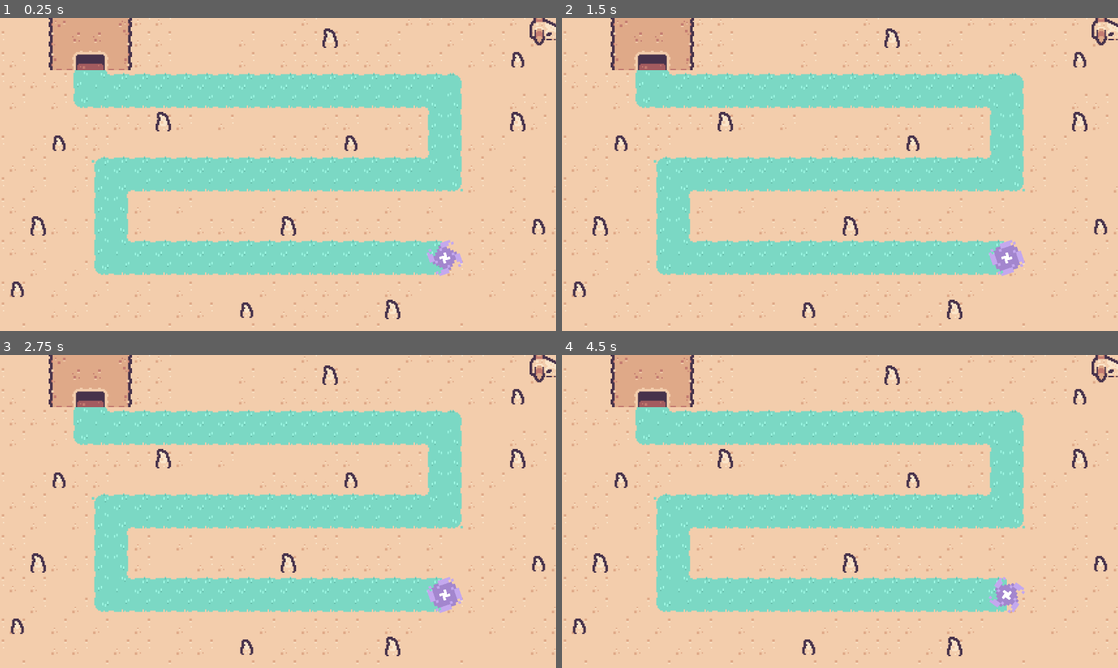
Above: before the commit, frames 1-4 (two rows, left to right).
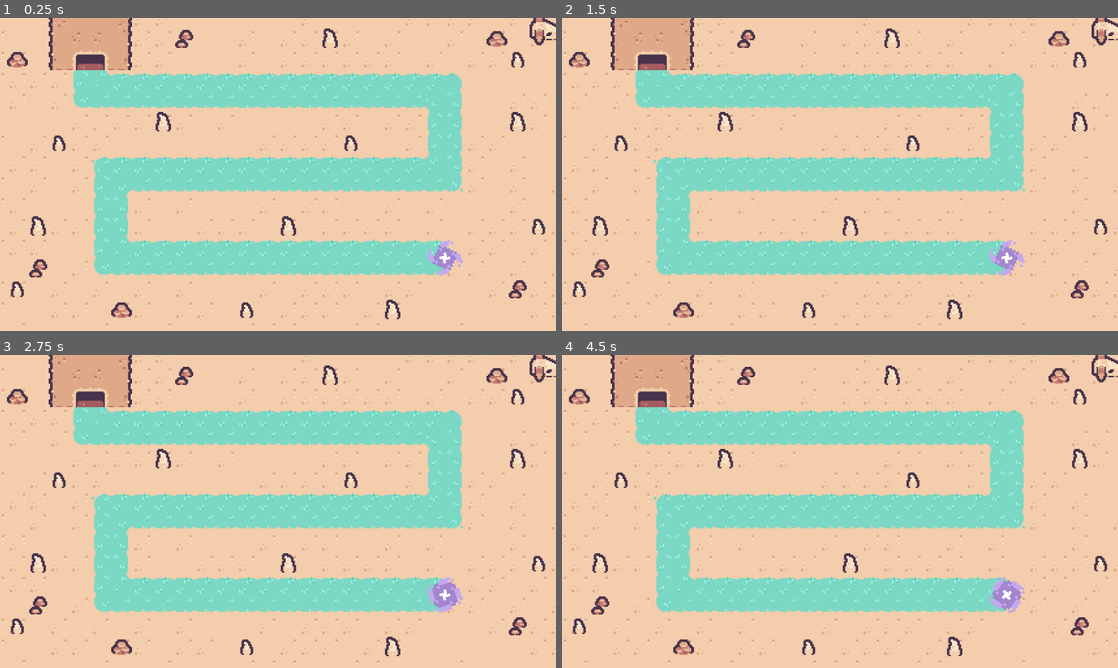
Above: after the commit, the same moments.

Repository: NotBestLord/towering-cards
Game: Godot game, scene res://resources/maps/forest_map_1.tscn
Same seed, same stepped clock (60 frames per second), same inputs: the game is played once before the commit and once after it. The project has no main scene, so this scene is started directly.
Inputs:
- Up to frame 1 (0.25 s): no input
- Up to frame 2 (1.5 s): no input
- Up to frame 3 (2.75 s): no input
- Up to frame 4 (4.5 s): no input

The runs differ from the first frame. In frame 1, 0.7% of the frame differs, in the area x 1-95%, y 3-96%; in frame 2, 0.9%; in frame 3, 0.7%; in frame 4, 0.9%.

Commit message:
card and sprite

Diff:
--- a/assets/tileset.tres
+++ b/assets/tileset.tres
@@ -1,6 +1,6 @@
 [gd_resource type="TileSet" load_steps=3 format=3 uid="uid://bfrqjd8esacjo"]
 
-[ext_resource type="Texture2D" uid="uid://ukfb2g3vewhs" path="res://assets/textures/tilemap_1.png" id="1_l70by"]
+[ext_resource type="Texture2D" uid="uid://ukfb2g3vewhs" path="res://assets/textures/map/tilemap_1.png" id="1_l70by"]
 
 [sub_resource type="TileSetAtlasSource" id="TileSetAtlasSource_ylah7"]
 texture = ExtResource("1_l70by")
@@ -44,11 +44,13 @@
 1:2/0 = 0
 2:2/0 = 0
 3:2/0 = 0
+3:2/0/physics_layer_0/polygon_0/points = PackedVector2Array(8, 0, 8, 8, -8, 8, -8, 0)
 4:2/0 = 0
 5:2/0 = 0
 6:2/0 = 0
 7:2/0 = 0
 8:2/0 = 0
+8:2/0/physics_layer_0/polygon_0/points = PackedVector2Array(8, 0, 8, 8, -8, 8, -8, 0)
 9:2/0 = 0
 10:2/0 = 0
 11:2/0 = 0
@@ -63,15 +65,19 @@
 2:3/0 = 0
 3:3/0 = 0
 4:3/0 = 0
+4:3/0/physics_layer_0/polygon_0/points = PackedVector2Array(4, -4, 4, 8, -4, 8, -4, 0, 0, -4)
 5:3/0 = 0
 6:3/0 = 0
 7:3/0 = 0
 8:3/0 = 0
 9:3/0 = 0
+9:3/0/physics_layer_0/polygon_0/points = PackedVector2Array(4, 0, 4, 8, -4, 8, -4, 0)
 10:3/0 = 0
 11:3/0 = 0
 12:3/0 = 0
+12:3/0/physics_layer_0/polygon_0/points = PackedVector2Array(-4, -4, 4, -4, 8, 0, 8, 8, -8, 8)
 13:3/0 = 0
+13:3/0/physics_layer_0/polygon_0/points = PackedVector2Array(-8, 4, 4, 8, -8, 8)
 14:3/0 = 0
 15:3/0 = 0
 16:3/0 = 0
@@ -80,69 +86,118 @@
 1:4/0 = 0
 2:4/0 = 0
 3:4/0 = 0
+3:4/0/physics_layer_0/polygon_0/points = PackedVector2Array(4, 0, 4, 8, -4, 8, -4, 0)
 4:4/0 = 0
+4:4/0/physics_layer_0/polygon_0/points = PackedVector2Array(4, -4, 8, 4, -8, 4, -4, -4)
 5:4/0 = 0
 6:4/0 = 0
 7:4/0 = 0
 8:4/0 = 0
+8:4/0/physics_layer_0/polygon_0/points = PackedVector2Array(4, 0, 4, 8, -4, 8, -4, 0)
 9:4/0 = 0
+9:4/0/physics_layer_0/polygon_0/points = PackedVector2Array(4, 0, 4, 8, -4, 8, -4, 0)
 10:4/0 = 0
+10:4/0/physics_layer_0/polygon_0/points = PackedVector2Array(4, 8, -4, 8, -4, 0, 4, 0)
 11:4/0 = 0
+11:4/0/physics_layer_0/polygon_0/points = PackedVector2Array(4, 8, -4, 8, -4, -4, 4, -4)
 12:4/0 = 0
+12:4/0/physics_layer_0/polygon_0/points = PackedVector2Array(8, 0, 4, 4, -4, 4, -8, 0, -8, -8, 8, -8)
 13:4/0 = 0
+13:4/0/physics_layer_0/polygon_0/points = PackedVector2Array(8, -8, 8, 0, -8, 0, -8, -8)
 14:4/0 = 0
 15:4/0 = 0
 16:4/0 = 0
 17:4/0 = 0
 0:5/0 = 0
+0:5/0/physics_layer_0/polygon_0/points = PackedVector2Array(-4, 8, -4, -4, 8, -4, 8, 8)
 1:5/0 = 0
+1:5/0/physics_layer_0/polygon_0/points = PackedVector2Array(-8, -4, 8, -4, 8, 8, -8, 8)
 2:5/0 = 0
+2:5/0/physics_layer_0/polygon_0/points = PackedVector2Array(-8, -4, 4, -4, 4, 8, -8, 8)
 3:5/0 = 0
+3:5/0/physics_layer_0/polygon_0/points = PackedVector2Array(8, 4, 4, 4, 4, 8, -8, 8, -8, -8, 8, -8)
 4:5/0 = 0
+4:5/0/physics_layer_0/polygon_0/points = PackedVector2Array(-4, 8, -4, 4, -8, 4, -8, -8, 8, -8, 8, 8)
 5:5/0 = 0
+5:5/0/physics_layer_0/polygon_0/points = PackedVector2Array(-4, 8, -4, -4, 8, -4, 8, 8)
 6:5/0 = 0
+6:5/0/physics_layer_0/polygon_0/points = PackedVector2Array(-8, -4, 8, -4, 8, 8, -8, 8)
 7:5/0 = 0
+7:5/0/physics_layer_0/polygon_0/points = PackedVector2Array(-8, -4, 4, -4, 4, 8, -8, 8)
 8:5/0 = 0
+8:5/0/physics_layer_0/polygon_0/points = PackedVector2Array(8, 4, 4, 4, 4, 8, -8, 8, -8, -8, 8, -8)
 9:5/0 = 0
+9:5/0/physics_layer_0/polygon_0/points = PackedVector2Array(-4, 8, -4, 4, -8, 4, -8, -8, 8, -8, 8, 8)
 10:5/0 = 0
+10:5/0/physics_layer_0/polygon_0/points = PackedVector2Array(-4, 8, -4, -4, 8, -4, 8, 8)
 11:5/0 = 0
+11:5/0/physics_layer_0/polygon_0/points = PackedVector2Array(-8, -4, 8, -4, 8, 8, -8, 8)
 12:5/0 = 0
+12:5/0/physics_layer_0/polygon_0/points = PackedVector2Array(-8, -4, 4, -4, 4, 8, -8, 8)
 13:5/0 = 0
+13:5/0/physics_layer_0/polygon_0/points = PackedVector2Array(8, 4, 4, 4, 4, 8, -8, 8, -8, -8, 8, -8)
 14:5/0 = 0
+14:5/0/physics_layer_0/polygon_0/points = PackedVector2Array(-4, 8, -4, 4, -8, 4, -8, -8, 8, -8, 8, 8)
 15:5/0 = 0
 16:5/0 = 0
 17:5/0 = 0
 0:6/0 = 0
+0:6/0/physics_layer_0/polygon_0/points = PackedVector2Array(-4, 8, -4, -8, 8, -8, 8, 8)
 1:6/0 = 0
+1:6/0/physics_layer_0/polygon_0/points = PackedVector2Array(8, 8, -8, 8, -8, -8, 8, -8)
 2:6/0 = 0
+2:6/0/physics_layer_0/polygon_0/points = PackedVector2Array(4, -8, 4, 8, -8, 8, -8, -8)
 3:6/0 = 0
+3:6/0/physics_layer_0/polygon_0/points = PackedVector2Array(4, -8, 4, -4, 8, -4, 8, 8, -8, 8, -8, -8)
 4:6/0 = 0
+4:6/0/physics_layer_0/polygon_0/points = PackedVector2Array(-8, -4, -4, -4, -4, -8, 8, -8, 8, 8, -8, 8)
 5:6/0 = 0
+5:6/0/physics_layer_0/polygon_0/points = PackedVector2Array(-4, 8, -4, -8, 8, -8, 8, 8)
 6:6/0 = 0
+6:6/0/physics_layer_0/polygon_0/points = PackedVector2Array(8, 8, -8, 8, -8, -8, 8, -8)
 7:6/0 = 0
+7:6/0/physics_layer_0/polygon_0/points = PackedVector2Array(4, -8, 4, 8, -8, 8, -8, -8)
 8:6/0 = 0
+8:6/0/physics_layer_0/polygon_0/points = PackedVector2Array(4, -8, 4, -4, 8, -4, 8, 8, -8, 8, -8, -8)
 9:6/0 = 0
+9:6/0/physics_layer_0/polygon_0/points = PackedVector2Array(-8, -4, -4, -4, -4, -8, 8, -8, 8, 8, -8, 8)
 10:6/0 = 0
+10:6/0/physics_layer_0/polygon_0/points = PackedVector2Array(-4, 8, -4, -8, 8, -8, 8, 8)
 11:6/0 = 0
+11:6/0/physics_layer_0/polygon_0/points = PackedVector2Array(8, 8, -8, 8, -8, -8, 8, -8)
 12:6/0 = 0
+12:6/0/physics_layer_0/polygon_0/points = PackedVector2Array(4, -8, 4, 8, -8, 8, -8, -8)
 13:6/0 = 0
+13:6/0/physics_layer_0/polygon_0/points = PackedVector2Array(4, -8, 4, -4, 8, -4, 8, 8, -8, 8, -8, -8)
 14:6/0 = 0
+14:6/0/physics_layer_0/polygon_0/points = PackedVector2Array(-8, -4, -4, -4, -4, -8, 8, -8, 8, 8, -8, 8)
 15:6/0 = 0
 16:6/0 = 0
 17:6/0 = 0
 0:7/0 = 0
+0:7/0/physics_layer_0/polygon_0/points = PackedVector2Array(8, 4, -4, 4, -4, -8, 8, -8)
 1:7/0 = 0
+1:7/0/physics_layer_0/polygon_0/points = PackedVector2Array(8, 4, -8, 4, -8, -8, 8, -8)
 2:7/0 = 0
+2:7/0/physics_layer_0/polygon_0/points = PackedVector2Array(4, -8, 4, 4, -8, 4, -8, -8)
 3:7/0 = 0
+3:7/0/physics_layer_0/polygon_0/points = PackedVector2Array(8, 8, -8, 8, -8, -8, 8, -8)
 4:7/0 = 0
 5:7/0 = 0
+5:7/0/physics_layer_0/polygon_0/points = PackedVector2Array(8, 4, -4, 4, -4, -8, 8, -8)
 6:7/0 = 0
+6:7/0/physics_layer_0/polygon_0/points = PackedVector2Array(8, 4, -8, 4, -8, -8, 8, -8)
 7:7/0 = 0
+7:7/0/physics_layer_0/polygon_0/points = PackedVector2Array(4, -8, 4, 4, -8, 4, -8, -8)
 8:7/0 = 0
+8:7/0/physics_layer_0/polygon_0/points = PackedVector2Array(8, 8, -8, 8, -8, -8, 8, -8)
 9:7/0 = 0
 10:7/0 = 0
+10:7/0/physics_layer_0/polygon_0/points = PackedVector2Array(8, 4, -4, 4, -4, -8, 8, -8)
 11:7/0 = 0
+11:7/0/physics_layer_0/polygon_0/points = PackedVector2Array(8, 4, -8, 4, -8, -8, 8, -8)
 12:7/0 = 0
+12:7/0/physics_layer_0/polygon_0/points = PackedVector2Array(4, -8, 4, 4, -8, 4, -8, -8)
 13:7/0 = 0
 14:7/0 = 0
 15:7/0 = 0
@@ -159,8 +214,11 @@
 8:8/0 = 0
 9:8/0 = 0
 10:8/0 = 0
+10:8/0/physics_layer_0/polygon_0/points = PackedVector2Array(-4, 8, -4, -4, 8, -4, 8, 8)
 11:8/0 = 0
+11:8/0/physics_layer_0/polygon_0/points = PackedVector2Array(-8, -4, 8, -4, 8, 8, -8, 8)
 12:8/0 = 0
+12:8/0/physics_layer_0/polygon_0/points = PackedVector2Array(-8, -4, 4, -4, 4, 8, -8, 8)
 13:8/0 = 0
 14:8/0 = 0
 15:8/0 = 0
@@ -177,8 +235,11 @@
 8:9/0 = 0
 9:9/0 = 0
 10:9/0 = 0
+10:9/0/physics_layer_0/polygon_0/points = PackedVector2Array(-4, 8, -4, -8, 8, -8, 8, 8)
 11:9/0 = 0
+11:9/0/physics_layer_0/polygon_0/points = PackedVector2Array(8, 8, -8, 8, -8, -8, 8, -8)
 12:9/0 = 0
+12:9/0/physics_layer_0/polygon_0/points = PackedVector2Array(4, -8, 4, 8, -8, 8, -8, -8)
 13:9/0 = 0
 14:9/0 = 0
 15:9/0 = 0
@@ -195,8 +256,11 @@
 8:10/0 = 0
 9:10/0 = 0
 10:10/0 = 0
+10:10/0/physics_layer_0/polygon_0/points = PackedVector2Array(8, 4, -4, 4, -4, -8, 8, -8)
 11:10/0 = 0
+11:10/0/physics_layer_0/polygon_0/points = PackedVector2Array(8, 4, -8, 4, -8, -8, 8, -8)
 12:10/0 = 0
+12:10/0/physics_layer_0/polygon_0/points = PackedVector2Array(4, -8, 4, 4, -8, 4, -8, -8)
 13:10/0 = 0
 14:10/0 = 0
 15:10/0 = 0
@@ -240,4 +304,6 @@
 17:12/0 = 0
 
 [resource]
+physics_layer_0/collision_layer = 4
+physics_layer_0/collision_mask = 4
 sources/0 = SubResource("TileSetAtlasSource_ylah7")
--- a/project.godot
+++ b/project.godot
@@ -19,6 +19,10 @@
 window/size/viewport_width=1280
 window/size/viewport_height=720
 
+[layer_names]
+
+2d_physics/layer_3="tower obstacle"
+
 [rendering]
 
 textures/canvas_textures/default_texture_filter=0
--- a/resources/maps/forest_map_1.tscn
+++ b/resources/maps/forest_map_1.tscn
@@ -17,11 +17,8 @@
 tile_set = ExtResource("1_ocvw4")
 
 [node name="TileMap2" type="TileMapLayer" parent="."]
-tile_map_data = PackedByteArray("AAD1//n/AAAAAAMAAAD1//r/AAA …(512 unchanged characters)… MAAQAAAANAPj/AAANAAMAAAANAPn/AAANAAQAAAA=")
+tile_map_data = PackedByteArray("AAD1//n/AAAAAAMAAAD1//r/AAA …(512 unchanged characters)… MAAQAAAANAPj/AAANAAMAAAANAPn/AAANAAQAAAALAAUAAAAEAAMAAAD7//n/AAAEAAMAAAD0/wQAAAAEAAMAAAAKAPn/AAAEAAQAAAD4/wYAAAAEAAQAAADz//r/AAAEAAQAAAA=")
 tile_set = ExtResource("1_ocvw4")
-
-[node name="Camera2D" type="Camera2D" parent="."]
-zoom = Vector2(3, 3)
 
 [node name="EndPortal" parent="." instance=ExtResource("2_p8ug2")]
 position = Vector2(128, 64)
@@ -29,3 +26,6 @@
 [node name="Path2D" type="Path2D" parent="."]
 curve = SubResource("Curve2D_uj23j")
 script = ExtResource("3_t3v11")
+
+[node name="Camera2D" type="Camera2D" parent="."]
+zoom = Vector2(3, 3)
--- /dev/null
+++ b/resources/nodes/card_sprite.tscn
@@ -0,0 +1,21 @@
+[gd_scene load_steps=5 format=3 uid="uid://by0e5xy27velf"]
+
+[ext_resource type="Script" uid="uid://dyp34aegyqmi" path="res://scripts/card_sprite.gd" id="1_kk3lg"]
+[ext_resource type="Texture2D" uid="uid://b3psuimyrex0n" path="res://assets/textures/pixelCardAssest_V01.png" id="2_ui15i"]
+
+[sub_resource type="AtlasTexture" id="AtlasTexture_2bq8n"]
+atlas = ExtResource("2_ui15i")
+region = Rect2(14, 476, 94, 122)
+
+[sub_resource type="AtlasTexture" id="AtlasTexture_hdd3a"]
+atlas = ExtResource("2_ui15i")
+region = Rect2(115, 473, 100, 128)
+
+[node name="CardSprite" type="Node2D"]
+script = ExtResource("1_kk3lg")
+
+[node name="Bg" type="Sprite2D" parent="."]
+texture = SubResource("AtlasTexture_2bq8n")
+
+[node name="Border" type="Sprite2D" parent="."]
+texture = SubResource("AtlasTexture_hdd3a")
--- a/resources/nodes/end_portal.tscn
+++ b/resources/nodes/end_portal.tscn
@@ -1,6 +1,6 @@
 [gd_scene load_steps=8 format=3 uid="uid://d3cr1olwfquq6"]
 
-[ext_resource type="Texture2D" uid="uid://dftvpx12enkek" path="res://assets/textures/portal.png" id="1_6epfu"]
+[ext_resource type="Texture2D" uid="uid://dftvpx12enkek" path="res://assets/textures/map/portal.png" id="1_6epfu"]
 
 [sub_resource type="AtlasTexture" id="AtlasTexture_atavg"]
 atlas = ExtResource("1_6epfu")
@@ -65,7 +65,7 @@
 scale = Vector2(2, 2)
 sprite_frames = SubResource("SpriteFrames_1cppd")
 autoplay = "default"
-frame_progress = 0.48343122
+frame_progress = 0.5333495
 
 [node name="AnimationPlayer" type="AnimationPlayer" parent="."]
 libraries = {
--- /dev/null
+++ b/scripts/card.gd
@@ -0,0 +1,8 @@
+class_name Card
+extends Resource
+
+
+@export var name : String
+@export_multiline var description : String
+@export var sprite : Texture
+@export_color_no_alpha var bg_color : Color
--- /dev/null
+++ b/scripts/card_sprite.gd
@@ -0,0 +1,15 @@
+@tool
+class_name CardSprite
+extends Node2D
+
+
+@export var card : Card :
+	set(value):
+		card = value
+		_update()
+
+
+func _update() -> void:
+	if not is_instance_valid(card):
+		return
+	$Bg.self_modulate = card.bg_color
Renamed: assets/textures/portal.png -> assets/textures/map/portal.png
Not shown, changed: assets/textures/map/portal.png.import
Renamed: assets/textures/tilemap_1.png -> assets/textures/map/tilemap_1.png
Not shown, changed: assets/textures/map/tilemap_1.png.import
Binary file added: assets/textures/pixelCardAssest_V01.png
Not shown, added: assets/textures/pixelCardAssest_V01.png.import
Not shown, added: scripts/card.gd.uid
Not shown, added: scripts/card_sprite.gd.uid
